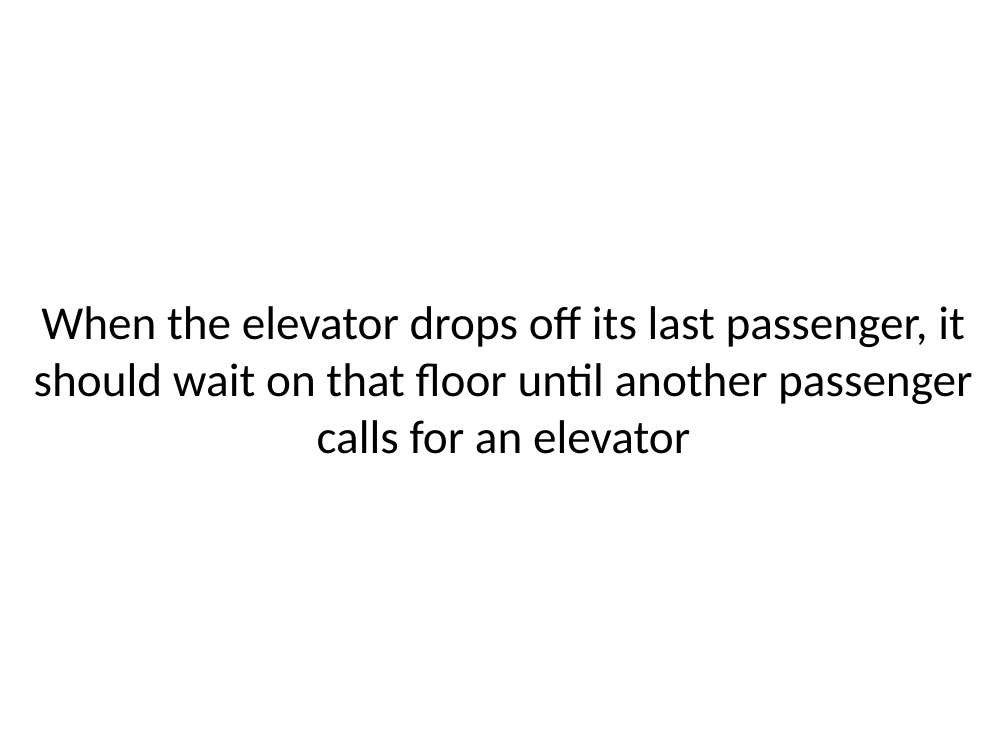
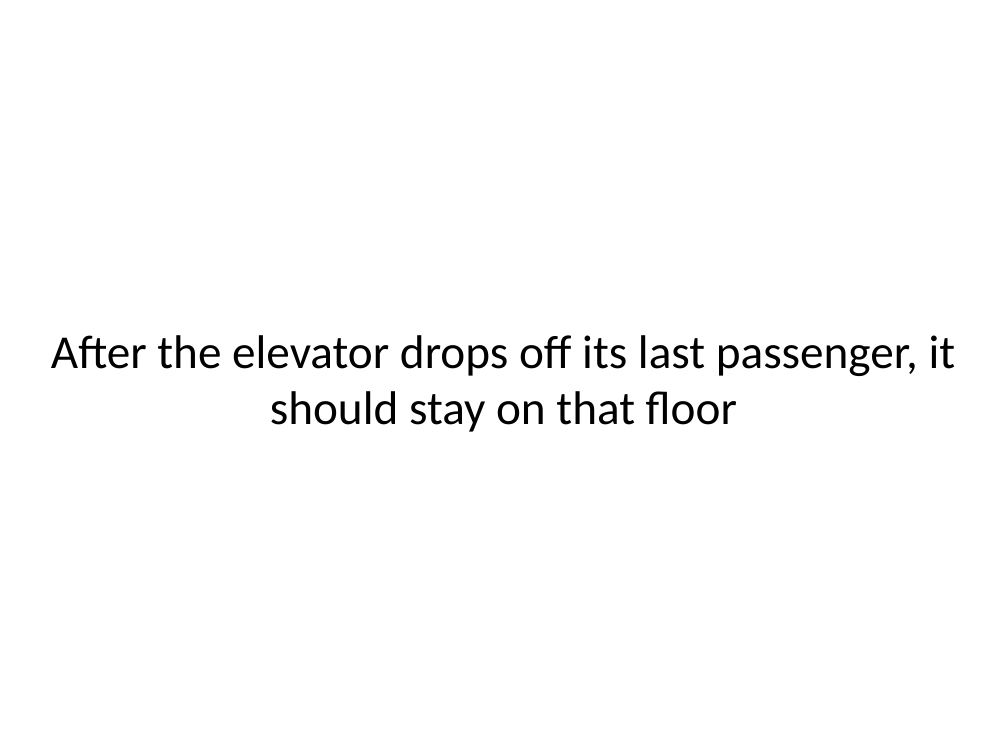
Before and after one commit to sl4mmy/presentations, a slide deck: slide 57 of tao-of-test-driven-development/tao-of-test-driven-development.ppt (slide 48 before the commit). Drawn at 1008x756 pixels with LibreOffice and Linux fonts; fonts in the diff are those of the drawing. Boxes give left, top, right and bottom in pixels: in the first picture for what was removed or moved away, otherwise in the second. Text is boxed around its words. In the diff, an @@ line names an element or a change of style, - is before the commit and + after.

```diff
--- a/tao-of-test-driven-development/tao-of-test-driven-development.ppt
+++ b/tao-of-test-driven-development/tao-of-test-driven-development.ppt
@@ text at (51, 335, 956, 432): text changed @@
-When the elevator drops off its last passenger, it should wait on that floor until another passenger calls for an elevator
+After the elevator drops off its last passenger, it should stay on that floor
```
Also in this commit, not shown: 7 other slides changed, 9 slides added, 4 other files.
